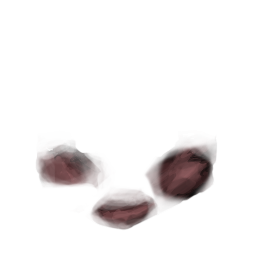
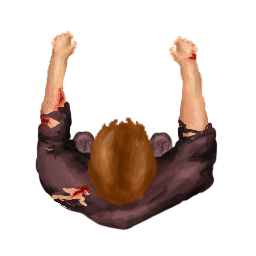
Layer changes from the first 256 × 256 image to the second:
showed "kopf" over [35, 64, 218, 231]
showed "kleidung" over [35, 31, 218, 231]
showed "unterarm rechts" over [35, 31, 218, 192]
showed "schuh rechts" over [35, 64, 218, 231]
showed "schuh links" over [64, 64, 192, 192]
showed "unterarm links" over [37, 31, 128, 128]
showed "oberarm rechts" over [35, 64, 218, 192]
showed "oberarm links" over [35, 64, 218, 231]
showed "Körper" over [35, 128, 128, 231]
